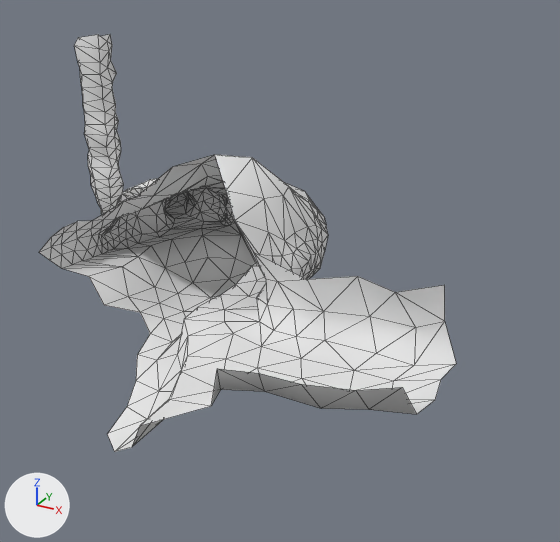
A saved change to the OBJ model Assets/Terrain/cave.obj.
Rendered twice from a 50 mm camera at (39.0, -44.1, 20.6) aimed at (19.9, -9.3, 3.3). Lighting does not change. The marker at lower left points along +X, +Y and +Z. Mesh edges are drawn as thin lines. Where no turn or scale is listed for an object, it has been applied to the vertices. Vertices at the same position are counted once.

The older version as bpy lines, for what is in view:
```python
me_cave_plane = bpy.data.meshes.new('Cave_Plane')
me_cave_plane.from_pydata(...)  # 626 vertices, 1206 faces; spans x -1.7..30.8, y -21.2..6.0, z -4.1..14.0
me_cave_plane.materials.append(mat_none)  # white #e7e7e7
ob_cave_plane = bpy.data.objects.new('Cave_Plane', me_cave_plane)
ob_cave_plane.location = (0.0, 0.0, 0.0)
```
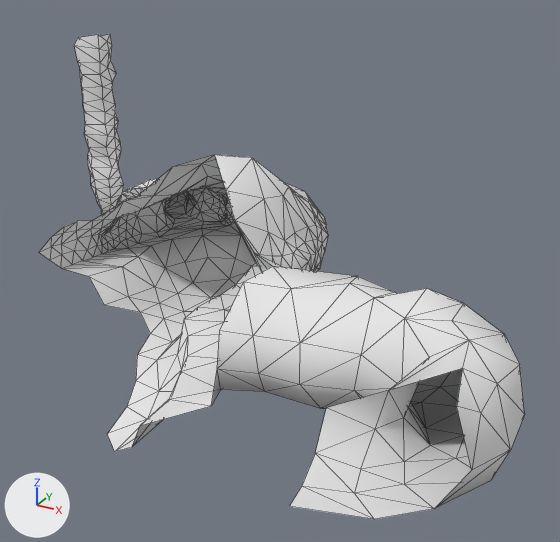
Commit message: Continued work on cave

What the commit changed:
me_cave_plane is used by ob_cave_plane; location (0.0, 0.0, 0.0).
me_cave_plane had 626 vertices, 1206 faces and spanned x -1.7..30.8, y -21.2..6.0, z -4.1..14.0.
me_cave_plane now has 676 vertices, 1308 faces and spans x -1.7..35.3, y -26.3..6.0, z -4.1..14.0.
Part 1, on me_cave_plane:
1 vertex is removed from x 29.9, y -11.5, z 5.5.
3 faces are deleted.
3 vertices move from x 30.5..30.8, y -16.3..-12.9, z 1.3..1.4 to x 29.4..30.5, y -17.1..-12.9, z 0.9..1.5.
51 vertices are added at x 20.7..35.3, y -26.3..-11.7, z 1.7..6.5.
105 new faces join them.

What differs and where, as boxes (x1, y1, x2, y2) in the pictures (560 x 542 px):
'Cave_Plane', reshaped (17% wider, 16% taller): before (39, 34, 456, 452); after (39, 34, 525, 519)
part 1 of me_cave_plane, built on: before (356, 285, 456, 414); after (217, 253, 525, 519)
